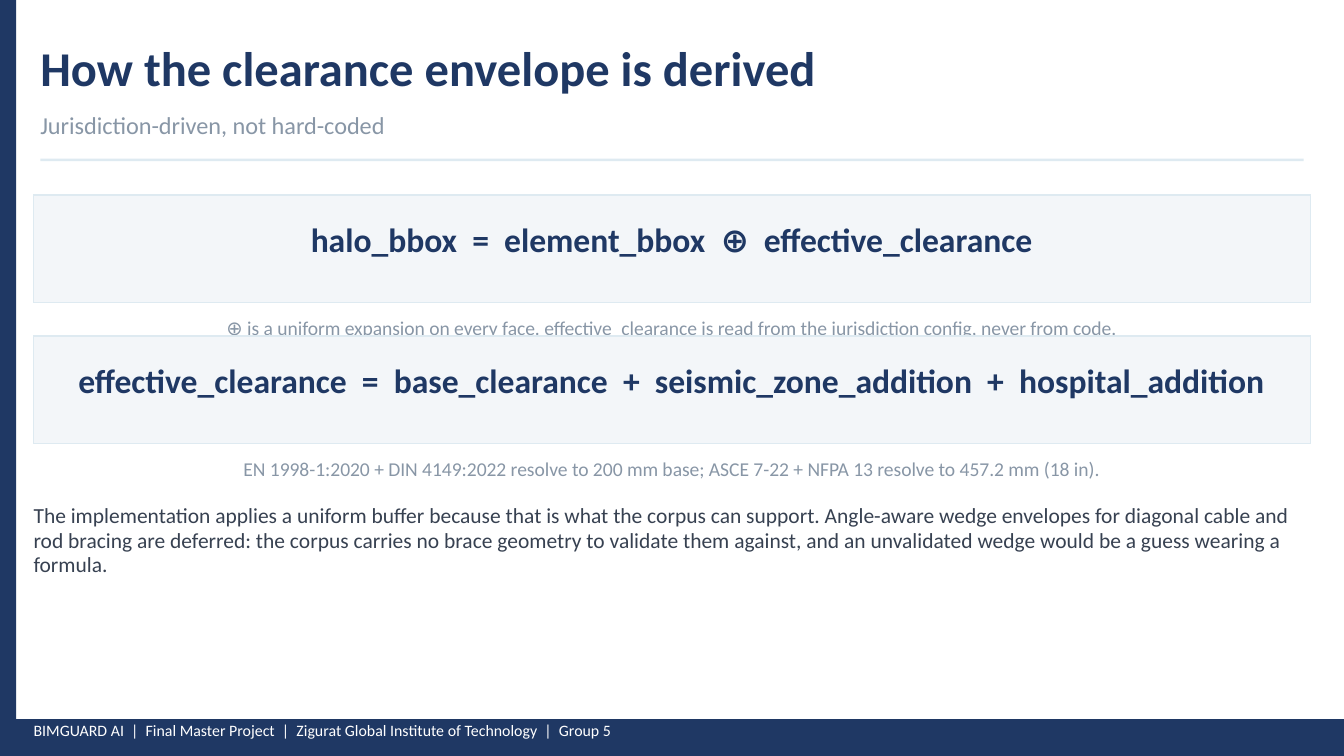
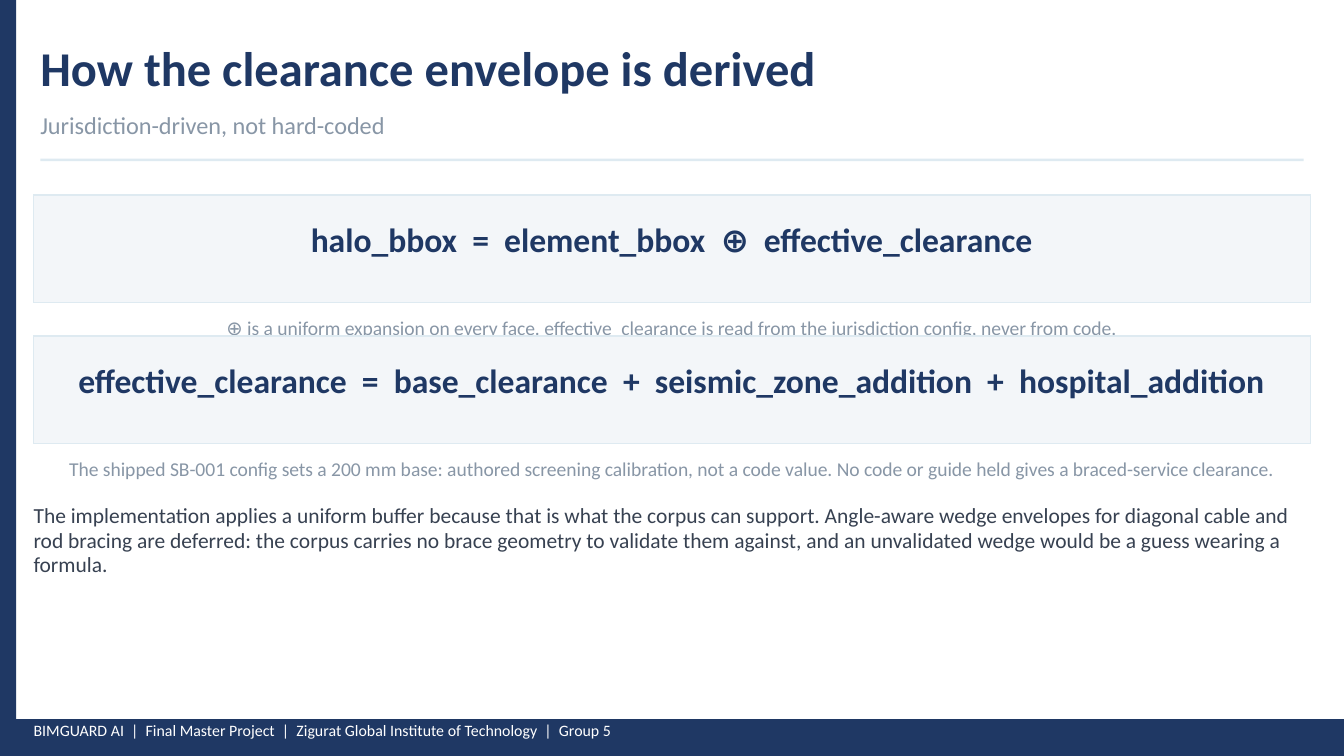
Before and after one commit to maicen/bim-guard, a slide deck: slide 3 of docs/Presentation-2026-May/BIMGUARD_FMP_B_Blue_Halo.pptx. Drawn at 1344x756 pixels with LibreOffice and Linux fonts; fonts in the diff are those of the drawing. Boxes give left, top, right and bottom in pixels: in the first picture for what was removed or moved away, otherwise in the second. Text is boxed around its words. In the diff, an @@ line names an element or a change of style, - is before the commit and + after.

```diff
--- a/docs/Presentation-2026-May/BIMGUARD_FMP_B_Blue_Halo.pptx
+++ b/docs/Presentation-2026-May/BIMGUARD_FMP_B_Blue_Halo.pptx
@@ text at <box>69,462,1273,480</box>: text changed @@
-EN 1998-1:2020 + DIN 4149:2022 resolve to 200 mm base; ASCE 7-22 + NFPA 13 resolve to 457.2 mm (18 in).
+The shipped SB-001 config sets a 200 mm base: authored screening calibration, not a code value. No code or guide held gives a braced-service clearance.
```
Also in this commit, not shown: 8 other slides changed, 1 slide added, 1 slide removed, 3 other files.
